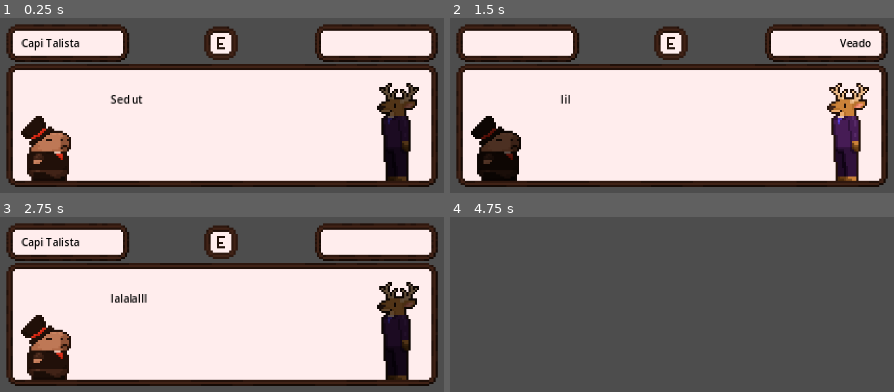
Above: before the commit, frames 1-4 (two rows, left to right).
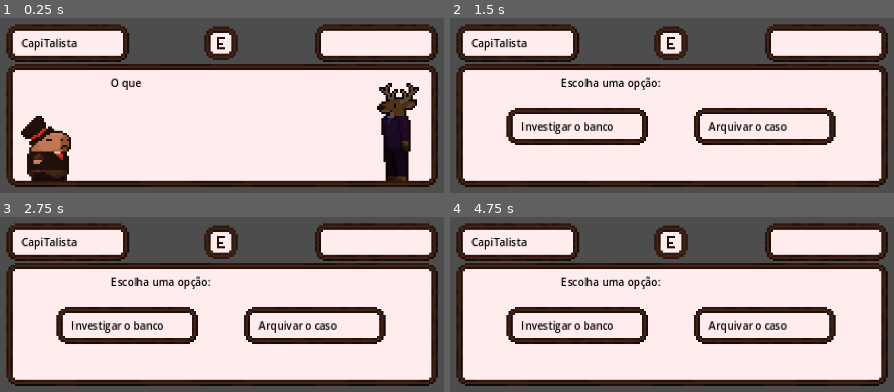
Above: after the commit, the same moments.

Repository: Lulu-caxz/game-jam-ln
Game: Godot game, scene res://scenes/caixa_dialogo.tscn
The game is run twice, just before and just after one commit, with the same random seed, the same clock (stepped at 60 frames per second) and the same inputs. This scene is started directly instead of the project's main scene.
Inputs (mouse positions are in pixels of both pictures, inside the frame that each line leads up to):
- Up to frame 1 (0.25 s): no input
- Up to frame 2 (1.5 s): move the mouse to (outside the picture) at 0.52 s; hold Right (ui_right) 0.53-1.28 s; hold E (e) 0.53-1.28 s; click (outside the picture) at 0.67 s; tap Enter at 1.25 s; move the mouse to (outside the picture) at 1.27 s; hold Down (ui_down) from 1.28 s (still down); tap E (e) at 1.35 s; click (outside the picture) at 1.42 s
- Up to frame 3 (2.75 s): tap Space at 2 s; move the mouse to (outside the picture) at 2.02 s; release Down (ui_down) at 2.03 s; press the mouse at (outside the picture) at 2.03 s; hold Right (ui_right) from 2.03 s (still down); tap E (e) at 2.3 s
- Up to frame 4 (4.75 s): tap Enter at 2.75, 4.25 s; move the mouse to (632, 278) at 2.77 s; release Right (ui_right) at 2.78 s; release the mouse at (632, 278) at 2.78 s; hold Up (ui_up) 2.78-3.53 s; tap E (e) at 2.85, 4.55 s; click (632, 278) at 2.92 s; tap Space at 3.5 s; move the mouse to (outside the picture) at 3.52 s; hold E (e) 3.53-4.28 s; hold Left (ui_left) from 3.53 s (still down); click (outside the picture) at 3.67 s; move the mouse to (outside the picture) at 4.27 s; click (outside the picture) at 4.35 s

The runs differ from the first frame. In frame 1, 0.7% of the frame differs, in the area x 9-33%, y 11-50%; in frame 2, 14%; in frame 3, 13%; in frame 4, 81%, in the area x 1-99%, y 3-97%.

Commit message:
escolha dialogo

Diff:
--- a/dialogos/dialogos.gd
+++ b/dialogos/dialogos.gd
@@ -1,28 +1,62 @@
+
 class_name Dialogos
 
 const DIALOGOS = {
-	"teste" : [
-	{"quem" : ["Player", "Capi Talista"], "texto":"Sed ut perspiciatis unde omnis iste natus error sit voluptatem accusantium doloremque laudantium, totam rem aperiam, eaque ipsa quae ab illo inventore veritatis et quasi architecto beatae vitae dicta sunt explicabo. Nemo enim ipsam voluptatem quia voluptas sit aspernatur aut odit aut fugit, sed quia consequuntur magni dolores eos qui ratione voluptatem sequi nesciunt. Neque porro quisquam est, qui dolorem ipsum quia dolor sit amet, consectetur, adipisci velit, sed quia non numquam eius modi tempora incidunt ut labore et dolore magnam aliquam quaerat voluptatem. Ut enim ad minima veniam, quis nostrum exercitationem ullam corporis suscipit laboriosam, nisi ut aliquid ex ea commodi consequatur? Quis autem vel eum iure reprehenderit qui in ea voluptate velit esse quam nihil molestiae consequatur, vel illum qui dolorem eum fugiat quo voluptas nulla pariatur?"},
-	{"quem" : ["Npc", "Veado"], "texto":"lilililililillilili"},
-	{"quem" : ["Player", "Capi Talista"], "texto":"lalalalllalaalal"},
-	{"quem" : ["Npc", "Veado"], "texto":"lilililililillilili"},
-	],
-	"teste1" : [
-	{"quem" : ["Player", "Capi Talista"], "texto":"111111111111"},
-	{"quem" : ["Npc", "Veado"], "texto":"2111111111111"},
-	{"quem" : ["Player", "Capi Talista"], "texto":"3111111111111"},
-	{"quem" : ["Npc", "Veado"], "texto":"41111111111111"},
-	],
-	"teste2" : [
-	{"quem" : ["Player", "Capi Talista"], "texto":"12222"},
-	{"quem" : ["Npc", "Veado"], "texto":"22222"},
-	{"quem" : ["Player", "Capi Talista"], "texto":"322"},
-	{"quem" : ["Npc", "Veado"], "texto":"4222"},
-	],
-	"teste3" : [
-	{"quem" : ["Player", "Capi Talista"], "texto":"133"},
-	{"quem" : ["Npc", "Veado"], "texto":"2333"},
-	{"quem" : ["Player", "Capi Talista"], "texto":"333"},
-	{"quem" : ["Npc", "Veado"], "texto":"433"},
-	],
+	"teste": [
+		{
+			"quem": ["Player", ""],
+			"texto": "O que você vai fazer?"
+		},
+		{
+			"tipo": "escolha",
+			"texto": "Escolha uma opção:",
+			"opcoes": [
+				{
+					"texto": "Investigar o banco",
+					"proxima_fala": 2
+				},
+				{
+					"texto": "Arquivar o caso",
+					"proxima_fala": 4
+				}
+			]
+		},
+		{
+			"quem": ["Npc", "Veado"],
+			"texto": "Você decidiu investigar o banco!",
+			"proxima_fala": 3
+		},
+		{
+			"quem": ["Npc", "Veado"],
+			"texto": "Você encontrou pistas importantes!",
+			"fim": true
+		},
+		{
+			"quem": ["Npc", "Veado"],
+			"texto": "Você decidiu arquivar o caso!",
+			"proxima_fala": 5
+		},
+		{
+			"quem": ["Npc", "Veado"],
+			"texto": "O caso foi encerrado.",
+			"fim": true
+		}
+	]
 }
+
+
+
+static func pegar_dialogo(nome_dialogo: String) -> Array:
+	var falas = DIALOGOS[nome_dialogo].duplicate(true)
+
+	for fala in falas:
+		if fala.has("quem") and fala["quem"][0] == "Player":
+			if fala["quem"][1] == "":
+				var jogador_atual = Global.sequencia_players[Global.atual]
+
+				for nome in Global.Nomes:
+					if nome.has(jogador_atual):
+						fala["quem"][1] = nome[jogador_atual]
+						break
+
+	return falas
--- a/scenes/caixa_dialogo.tscn
+++ b/scenes/caixa_dialogo.tscn
@@ -41,9 +41,9 @@
 [node name="Texto" type="RichTextLabel" parent="NinePatchRect" unique_id=105974477]
 layout_mode = 0
 offset_left = 50.0
-offset_top = 13.0
+offset_top = 5.0
 offset_right = 157.0
-offset_bottom = 53.0
+offset_bottom = 45.0
 theme_override_colors/default_color = Color(0, 0, 0, 1)
 theme_override_font_sizes/normal_font_size = 5
 theme_override_font_sizes/bold_font_size = 5
@@ -101,6 +101,52 @@
 theme_override_font_sizes/font_size = 5
 text = "NPC"
 
+[node name="Escolha1" type="NinePatchRect" parent="NinePatchRect" unique_id=1600060397]
+layout_mode = 0
+offset_left = 24.0
+offset_top = 21.0
+offset_right = 92.0
+offset_bottom = 39.0
+mouse_filter = 0
+texture = ExtResource("1_gdc72")
+patch_margin_left = 4
+patch_margin_top = 4
+patch_margin_right = 4
+patch_margin_bottom = 4
+
+[node name="texto" type="Label" parent="NinePatchRect/Escolha1" unique_id=946567193]
+layout_mode = 0
+offset_left = 7.0
+offset_top = 5.0
+offset_right = 63.0
+offset_bottom = 13.0
+theme_override_colors/font_color = Color(0, 0, 0, 1)
+theme_override_font_sizes/font_size = 5
+text = "escolha 1"
+
+[node name="Escolha2" type="NinePatchRect" parent="NinePatchRect" unique_id=1046879582]
+layout_mode = 0
+offset_left = 114.0
+offset_top = 21.0
+offset_right = 182.0
+offset_bottom = 39.0
+mouse_filter = 0
+texture = ExtResource("1_gdc72")
+patch_margin_left = 4
+patch_margin_top = 4
+patch_margin_right = 4
+patch_margin_bottom = 4
+
+[node name="texto" type="Label" parent="NinePatchRect/Escolha2" unique_id=870591476]
+layout_mode = 0
+offset_left = 7.0
+offset_top = 5.0
+offset_right = 52.0
+offset_bottom = 13.0
+theme_override_colors/font_color = Color(0, 0, 0, 1)
+theme_override_font_sizes/font_size = 5
+text = "escolha 2"
+
 [node name="Camera2D" type="Camera2D" parent="." unique_id=748360917]
 
 [node name="Typing" type="AudioStreamPlayer" parent="." unique_id=1165727091]
--- a/scenes/npcs/cobraDora.tscn
+++ b/scenes/npcs/cobraDora.tscn
@@ -1,6 +1,6 @@
 [gd_scene format=3 uid="uid://ddcs11ilecq7w"]
 
-[ext_resource type="Texture2D" uid="uid://bonqyde8bbfxy" path="res://sprites/sheet/CobraDoraSheet.png" id="1_afmjy"]
+[ext_resource type="Texture2D" uid="uid://bonqyde8bbfxy" path="res://sprites/npcs/CobraDoraSheet.png" id="1_afmjy"]
 [ext_resource type="Script" uid="uid://ca5ck2t7sb6fq" path="res://scripts/cobra_dora.gd" id="1_n2ypx"]
 [ext_resource type="Texture2D" uid="uid://v18d6quskygn" path="res://sprites/BotaoE.png" id="3_k2a7r"]
 
--- /dev/null
+++ b/scenes/npcs/tigrinho.tscn
@@ -0,0 +1,44 @@
+[gd_scene format=3 uid="uid://dr0csejcymely"]
+
+[ext_resource type="Texture2D" uid="uid://cbais2hxjg74t" path="res://sprites/npcs/tigrinho.jpg" id="1_xtccj"]
+[ext_resource type="Texture2D" uid="uid://v18d6quskygn" path="res://sprites/BotaoE.png" id="2_ey4oj"]
+
+[sub_resource type="SpriteFrames" id="SpriteFrames_hsxmv"]
+animations = [{
+"frames": [{
+"duration": 1.0,
+"texture": ExtResource("1_xtccj")
+}],
+"loop": 1,
+"name": &"idle",
+"speed": 3.0
+}]
+
+[sub_resource type="RectangleShape2D" id="RectangleShape2D_bkuky"]
+size = Vector2(8, 20)
+
+[sub_resource type="RectangleShape2D" id="RectangleShape2D_u6wd4"]
+size = Vector2(42, 25.5)
+
+[node name="tigrinho" type="RigidBody2D" unique_id=104609030]
+
+[node name="AnimatedSprite2D" type="AnimatedSprite2D" parent="." unique_id=329932903]
+position = Vector2(-1.1920929e-07, 1)
+scale = Vector2(0.021551725, 0.03134796)
+sprite_frames = SubResource("SpriteFrames_hsxmv")
+animation = &"idle"
+autoplay = "idle"
+
+[node name="CollisionShape2D" type="CollisionShape2D" parent="." unique_id=916662912]
+shape = SubResource("RectangleShape2D_bkuky")
+
+[node name="Area2D" type="Area2D" parent="." unique_id=917400649]
+
+[node name="CollisionShape2D" type="CollisionShape2D" parent="Area2D" unique_id=982039251]
+position = Vector2(0, 25)
+shape = SubResource("RectangleShape2D_u6wd4")
+
+[node name="Botao" type="Sprite2D" parent="." unique_id=807548172]
+z_index = 4
+position = Vector2(0, -20)
+texture = ExtResource("2_ey4oj")
--- a/scripts/caixa_dialogo.gd
+++ b/scripts/caixa_dialogo.gd
@@ -1,4 +1,7 @@
+
 extends Control
+
+signal escolha_realizada(resultado: int)
 
 @onready var Player: Sprite2D = $NinePatchRect/Player
 @onready var Npc: Sprite2D = $NinePatchRect/Npc
@@ -6,13 +9,19 @@
 @onready var PlayerName: Label = $NinePatchRect/CaixaPlayerName/PlayerName
 @onready var NpcName: Label = $NinePatchRect/CaixaNpcName/NpcName
 @onready var Texto: RichTextLabel = $NinePatchRect/Texto
-@onready var som:AudioStreamPlayer = $Typing
+@onready var som: AudioStreamPlayer = $Typing
+
+@onready var escolha1: NinePatchRect = $NinePatchRect/Escolha1
+@onready var escolha2: NinePatchRect = $NinePatchRect/Escolha2
+
+@onready var textoEscolha1: Label = $NinePatchRect/Escolha1/texto
+@onready var textoEscolha2: Label = $NinePatchRect/Escolha2/texto
 
 var idDialogo = "teste"
 
 const velocidade_texto = 0.04
+
 var texto_completo: bool = false
-
 var dialogo = []
 var exibindo_texto: bool = false
 var i_fala = 0
@@ -21,10 +30,36 @@
 var iNpc: int
 var iPlayer: int
 
+var escolhas_visiveis: bool = false
+var resultado_escolha: int = 0
+var escolha_selecionada: int = 0
+
+var cor_normal = Color(1, 1, 1)
+var cor_hover = Color(1.3, 1.3, 1.3)
+
 
 func _ready() -> void:
+	escolha1.hide()
+	escolha2.hide()
+
+	# Eventos de hover
+	escolha1.mouse_entered.connect(_on_escolha1_mouse_entered)
+	escolha1.mouse_exited.connect(_on_escolha1_mouse_exited)
+
+	escolha2.mouse_entered.connect(_on_escolha2_mouse_entered)
+	escolha2.mouse_exited.connect(_on_escolha2_mouse_exited)
+
+	# Eventos de clique
+	escolha1.gui_input.connect(_on_escolha1_input)
+	escolha2.gui_input.connect(_on_escolha2_input)
+
+	# Os textos não devem bloquear os cliques
+	textoEscolha1.mouse_filter = Control.MOUSE_FILTER_IGNORE
+	textoEscolha2.mouse_filter = Control.MOUSE_FILTER_IGNORE
+
+	Global.dialogo_ativo = true
 	carregar_dialogo(idDialogo)
-	Global.dialogo_ativo = true
+
 
 func pegar_indice() -> void:
 	iNpc = -1
@@ -44,64 +79,111 @@
 
 func carregar_dialogo(nome_dialogo: String) -> void:
 	if Dialogos.DIALOGOS.has(nome_dialogo):
-		dialogo = Dialogos.DIALOGOS[nome_dialogo].duplicate()
+		dialogo = Dialogos.pegar_dialogo(nome_dialogo)
 		i_fala = 0
 
 		if nomeNpc == "":
-			for i in range(dialogo.size()):
-				if dialogo[i]["quem"][0] == "Npc":
-					nomeNpc = dialogo[i]["quem"][1]
+			for fala in dialogo:
+				if fala.has("quem") and fala["quem"][0] == "Npc":
+					nomeNpc = fala["quem"][1]
+					break
+
 		pegar_indice()
 		mostrar_texto()
 	else:
-		queue_free()
+		encerrar_dialogo()
 
 
 func mostrar_texto() -> void:
+	if i_fala < 0 or i_fala >= dialogo.size():
+		encerrar_dialogo()
+		return
+
 	var dialogo_data = dialogo[i_fala]
+
+	escolha1.hide()
+	escolha2.hide()
+	Player.show()
+	Npc.show()
+	escolhas_visiveis = false
+	escolha_selecionada = 0
+	atualizar_hover()
+
+	if dialogo_data.get("tipo", "fala") == "escolha":
+		mostrar_escolhas(dialogo_data)
+		return
+
 	var quem_dialogo = dialogo_data["quem"][0]
 	var quem_nome = dialogo_data["quem"][1]
 	var texto_dialogo = dialogo_data["texto"]
 
 	Texto.text = texto_dialogo
 	Texto.visible_characters = 0
+
 	exibindo_texto = true
 	texto_completo = false
 
 	atualizar_interface(quem_dialogo, quem_nome)
 	mostrar_letras()
 
+
 func mostrar_letras() -> void:
 	Texto.visible_characters = 0
 
-
-	while Texto.visible_characters < Texto.get_total_character_count() and Texto.visible_characters != -1:
+	while Texto.visible_characters < Texto.get_total_character_count():
+		if not exibindo_texto:
+			som.playing = false
+			return
+
 		Texto.visible_characters += 1
+		som.playing = true
+
 		await get_tree().create_timer(velocidade_texto).timeout
-		som.playing = true
-
-	if !exibindo_texto:
-		som.playing = false
-
-
-
+
+	som.playing = false
 	exibindo_texto = false
 	texto_completo = true
 
-func atualizar_interface(quem: String, Nome) -> void:
+
+func mostrar_escolhas(dados: Dictionary) -> void:
+	var opcoes = dados["opcoes"]
+
+	Texto.text = dados.get("texto", "Escolha uma opção:")
+	Texto.visible_characters = -1
+
+	textoEscolha1.text = opcoes[0]["texto"]
+	textoEscolha2.text = opcoes[1]["texto"]
+
+	escolha1.modulate = cor_normal
+	escolha2.modulate = cor_normal
+
+	escolha1.show()
+	escolha2.show()
+
+	Player.hide()
+	Npc.hide()
+
+	escolhas_visiveis = true
+	exibindo_texto = false
+	texto_completo = true
+
+
+func atualizar_interface(quem: String, Nome: String) -> void:
 	var jogador_atual = Global.sequencia_players[Global.atual]
 
 	if iPlayer != -1 and Global.textures_dialogo[iPlayer].has(jogador_atual):
 		Player.texture = load(Global.textures_dialogo[iPlayer][jogador_atual])
+
 		if Player.texture:
 			Player.offset.x = 0
-			Player.offset.y = (-Player.texture.get_height() / 2.0)
+			Player.offset.y = -Player.texture.get_height() / 2.0
 
 	if iNpc != -1 and Global.textures_dialogo[iNpc].has(nomeNpc):
 		Npc.texture = load(Global.textures_dialogo[iNpc][nomeNpc])
+
 		if Npc.texture:
 			Npc.offset.x = 0
-			Npc.offset.y = (-Npc.texture.get_height() / 2.0)
+			Npc.offset.y = -Npc.texture.get_height() / 2.0
 
 	if quem == "Player":
 		PlayerName.visible = true
@@ -121,24 +203,114 @@
 		NpcName.text = Nome
 
 
-
 func _input(event: InputEvent) -> void:
 	if event.is_action_pressed("e"):
+		if escolhas_visiveis:
+			return
+
 		if exibindo_texto:
 			Texto.visible_characters = -1
 			exibindo_texto = false
+			som.playing = false
 		else:
 			avancar_dialogo()
 
 
 
-func avancar_dialogo():
+func avancar_dialogo() -> void:
+	if escolhas_visiveis or exibindo_texto:
+		return
+
+	var fala_atual = dialogo[i_fala]
+
+	if fala_atual.get("fim", false):
+		encerrar_dialogo()
+		return
+
 	i_fala += 1
-	if i_fala < dialogo.size():
-		mostrar_texto()
-	else:
-		Global.dialogo_ativo = false
-		queue_free()
-
-func _process(delta: float) -> void:
-	pass
+
+	mostrar_texto()
+
+
+
+# HOVER DA PRIMEIRA OPÇÃO
+func _on_escolha1_mouse_entered() -> void:
+	if not escolhas_visiveis:
+		return
+
+	escolha_selecionada = 1
+	atualizar_hover()
+
+
+func _on_escolha1_mouse_exited() -> void:
+	if escolha_selecionada == 1:
+		escolha_selecionada = 0
+
+	atualizar_hover()
+
+
+# HOVER DA SEGUNDA OPÇÃO
+func _on_escolha2_mouse_entered() -> void:
+	if not escolhas_visiveis:
+		return
+
+	escolha_selecionada = 2
+	atualizar_hover()
+
+
+func _on_escolha2_mouse_exited() -> void:
+	if escolha_selecionada == 2:
+		escolha_selecionada = 0
+
+	atualizar_hover()
+
+
+# ATUALIZA O VISUAL DAS OPÇÕES
+func atualizar_hover() -> void:
+	escolha1.modulate = cor_normal
+	escolha2.modulate = cor_normal
+
+	if escolha_selecionada == 1:
+		escolha1.modulate = cor_hover
+	elif escolha_selecionada == 2:
+		escolha2.modulate = cor_hover
+
+
+# CLIQUE NA PRIMEIRA OPÇÃO
+func _on_escolha1_input(event: InputEvent) -> void:
+	if event is InputEventMouseButton:
+		if event.button_index == MOUSE_BUTTON_LEFT and event.pressed:
+			selecionar_escolha(0)
+
+
+# CLIQUE NA SEGUNDA OPÇÃO
+func _on_escolha2_input(event: InputEvent) -> void:
+	if event is InputEventMouseButton:
+		if event.button_index == MOUSE_BUTTON_LEFT and event.pressed:
+			selecionar_escolha(1)
+
+
+# RETORNA 1 OU 2 E MUDA A PRÓXIMA FALA
+func selecionar_escolha(indice: int) -> void:
+	if not escolhas_visiveis:
+		return
+
+	var opcao = dialogo[i_fala]["opcoes"][indice]
+
+	escolhas_visiveis = false
+	escolha_selecionada = 0
+
+	escolha1.hide()
+	escolha2.hide()
+
+	resultado_escolha = indice + 1
+	escolha_realizada.emit(resultado_escolha)
+
+	i_fala = int(opcao["proxima_fala"])
+	mostrar_texto()
+
+
+func encerrar_dialogo() -> void:
+	Global.dialogo_ativo = false
+	som.playing = false
+	queue_free()
--- a/scripts/global.gd
+++ b/scripts/global.gd
@@ -35,3 +35,49 @@
 
 func desbloquear_personagem(id: String) -> void:
 	personagens_usados.erase(id.capitalize())
+
+
+
+
+#VARIAVEIS DA HISTORIA
+var presos = []
+var mortos = []
+
+var capivaraAcoes = 3
+var patoAcoes = 3
+var veadoAcoes = 3
+
+var capivaraForagida = false
+var patoForagido = false
+var veadoForagido = false
+
+#so pode chegar em 1, se for preso dnv acaba o turno
+var patoVezesPreso = 0
+var capivaraVezesPreso = 0
+var veadoVezesPreso = 0
+
+#true = ter dinheiro, false n ter , começa sem dinheiro, tem q conseguir no banco ou aposta
+var dinheiroCapivara = false
+var dinheiroPato = false
+var dinheiroVeado = false
+
+var bancoRoubado = false
+
+var manifestaçãoAtiva = false
+
+var capivaraJaApostou = false
+var patoJaApostou = false
+var veadoJaApostou = false
+
+#tem q falar com o pombocorreio pra conseguir
+var capivaraTemEquipamentoPraFugir = false
+var patoTemEquipamentoPraFugir = false
+var veadoTemEquipamentoPraFugir = false
+
+#apenas true para saber quer esta sendo perseguido(sla se vai usar isso)
+var capivaraSendoPersiguido = false
+var patoSendoPersiguido = false
+var veadoSendoPerseguido = false
+
+#carros roubados
+var carrosRoubados = [] # 1 , 2 ,3 vai ser o id do carro fds
Renamed: sprites/Sheet/CobraDoraSheet.png -> sprites/npcs/CobraDoraSheet.png
Not shown, changed: sprites/npcs/CobraDoraSheet.png.import
Binary file added: sprites/npcs/tigrinho.jpg
Not shown, added: sprites/npcs/tigrinho.jpg.import
Not shown, added: scenes/caixa_dialogo.tscn39048351108.tmp
Not shown, added: scenes/caixa_dialogo.tscn39057043238.tmp
